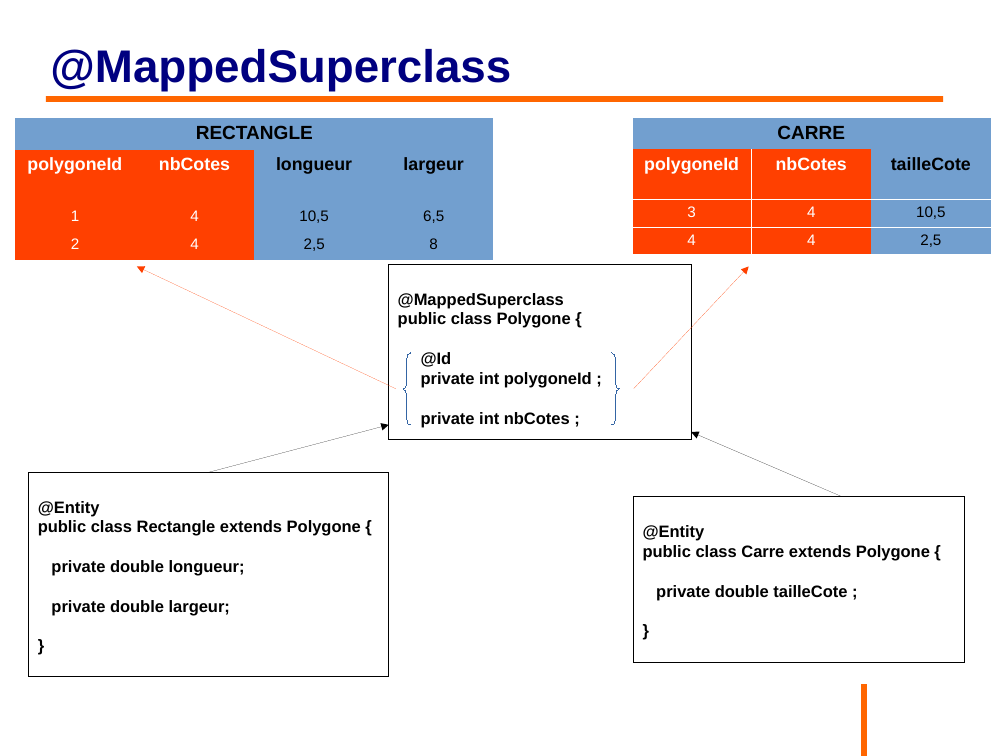
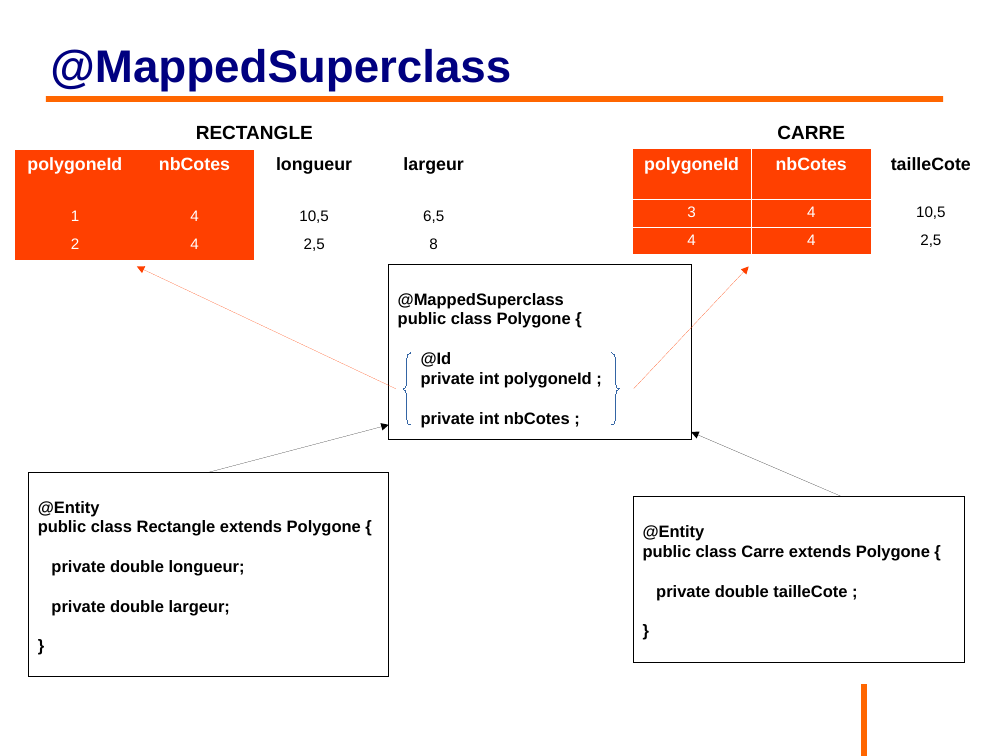
Before and after one commit to philphils/formation-hibernate-basique, a slide deck: slide 59 of Documentation/diapo_formation_hibernate.odp. Drawn at 1008x756 pixels with LibreOffice and Linux fonts; fonts in the diff are those of the drawing; background and template pictures are left out. Boxes give left, top, right and bottom in pixels: in the first picture for what was removed or moved away, otherwise in the second. Text is boxed around its words. In the diff, an @@ line names an element or a change of style, - is before the commit and + after.

```diff
--- a/Documentation/diapo_formation_hibernate.odp
+++ b/Documentation/diapo_formation_hibernate.odp
@@ table at [16, 118, 495, 255] @@
@@ fill #729FCF to none in 7 cells @@
@@ table at [632, 117, 992, 252] @@
@@ fill #729FCF to none in 4 cells @@
```
Also in this commit, not shown: 19 other slides changed, 2 slides added.
